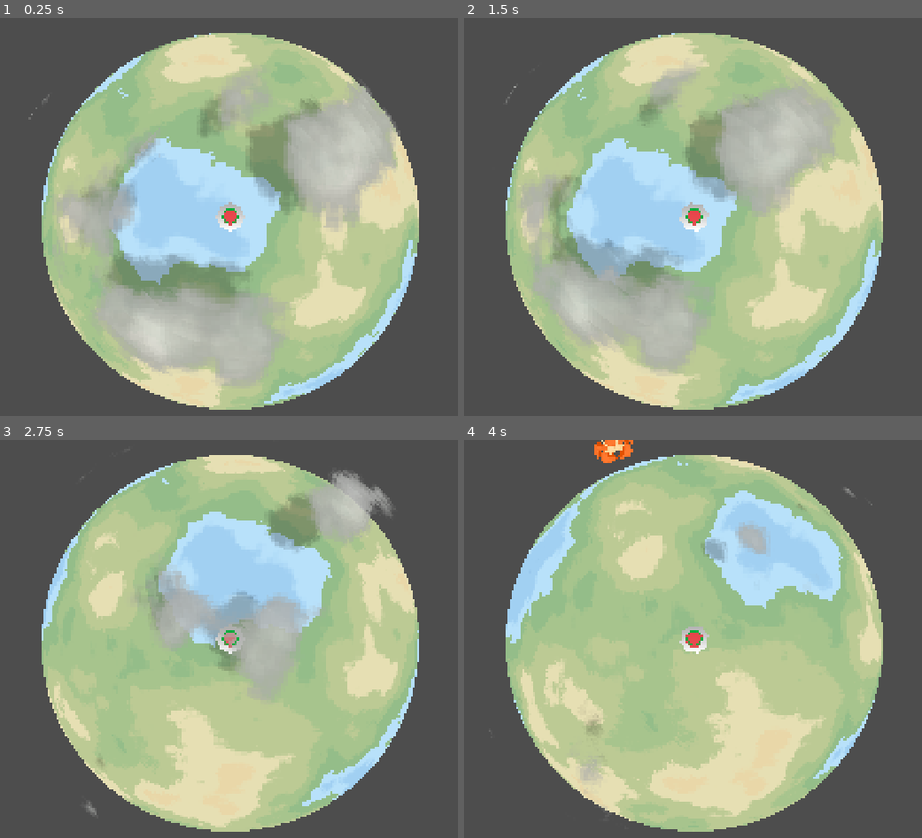
Above: before the commit, frames 1-4 (two rows, left to right).
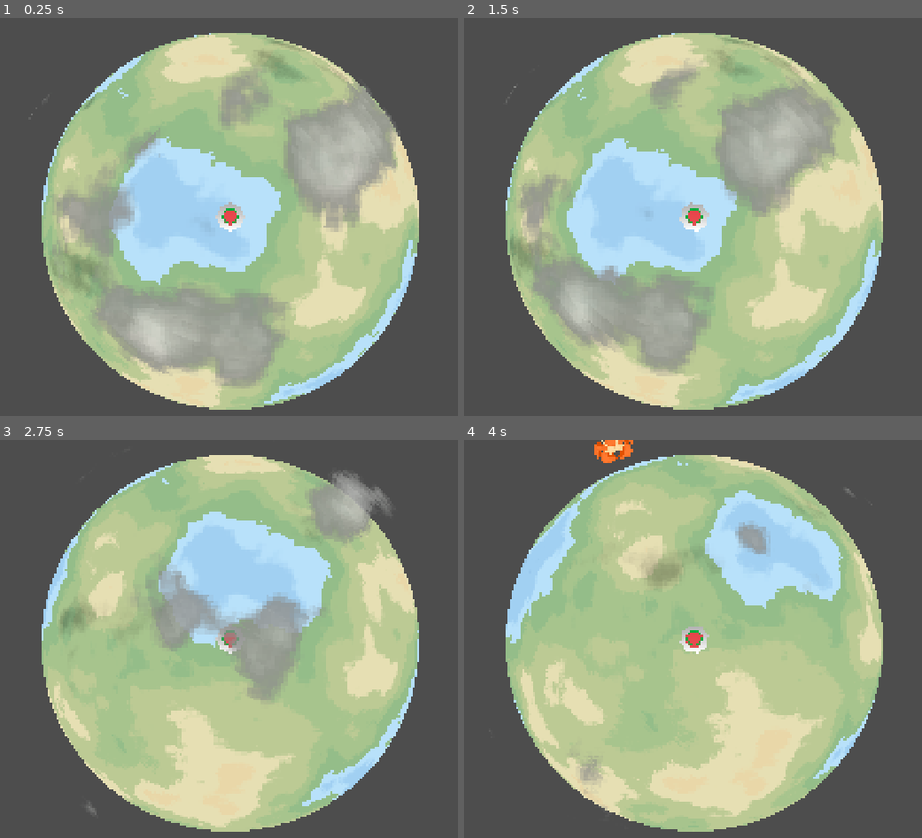
Above: after the commit, the same moments.

Repository: pgm-woutvande22/gamejam-juniperdev
Game: Godot game, scene res://scences/level.tscn
The game is run twice, just before and just after one commit, with the same random seed, the same clock (stepped at 60 frames per second) and the same inputs.
Inputs (mouse positions are in pixels of both pictures, inside the frame that each line leads up to):
- Up to frame 1 (0.25 s): no input
- Up to frame 2 (1.5 s): move the mouse to (848, 197) at 0.52 s; click (848, 197) at 0.67 s; drag from (551, 236) to (660, 296) at 1.27 s
- Up to frame 3 (2.75 s): move the mouse to (302, 551) at 2.02 s; click (302, 551) at 2.17 s
- Up to frame 4 (4 s): drag from (660, 718) to (482, 579) at 2.77 s; move the mouse to (908, 698) at 3.52 s; click (908, 698) at 3.67 s

The runs differ from the first frame. In frame 1, 7.1% of the frame differs, in the area x 11-86%, y 5-91%; in frame 2, 5.9%; in frame 3, 3.5%; in frame 4, 0.8%.

Commit message:
✨: fixed cloud layer

Diff:
--- a/scences/level.tscn
+++ b/scences/level.tscn
@@ -75,6 +75,16 @@
 shader_parameter/mtn3 = Color(0.667, 0.541, 0.322, 1)
 shader_parameter/mtn4 = Color(0.612, 0.475, 0.271, 1)
 shader_parameter/mtn5 = Color(0.71, 0.667, 0.557, 1)
+shader_parameter/cloud_shadow_strength = 0.25
+shader_parameter/cloud_shadow_dir = Vector3(1, 0, 0.6)
+shader_parameter/cloud_shadow_offset = 0.08
+shader_parameter/cloud_pixel_density = 100.0
+shader_parameter/cloud_scale = 4.0
+shader_parameter/cloud_coverage = 0.68
+shader_parameter/cloud_softness = 0.15
+shader_parameter/cloud_speed = 0.02
+shader_parameter/cloud_morph_speed = 0.2
+shader_parameter/cloud_morph_amount = 1.0
 
 [sub_resource type="StandardMaterial3D" id="StandardMaterial3D_dckfn"]
 albedo_texture = ExtResource("3_tas22")
@@ -83,7 +93,7 @@
 material = SubResource("StandardMaterial3D_dckfn")
 
 [sub_resource type="ShaderMaterial" id="ShaderMaterial_clouds"]
-render_priority = 0
+render_priority = 1
 shader = ExtResource("13_cloud")
 shader_parameter/cloud_color = Color(0.922, 0.929, 0.914, 1)
 shader_parameter/pixel_density = 100.0
@@ -94,6 +104,8 @@
 shader_parameter/speed = 0.035
 shader_parameter/morph_speed = 0.2
 shader_parameter/morph_amount = 1.0
+shader_parameter/under_shade = 0.55
+shader_parameter/volume_range = 0.25
 
 [node name="level" type="Node3D" unique_id=738747087]
 
